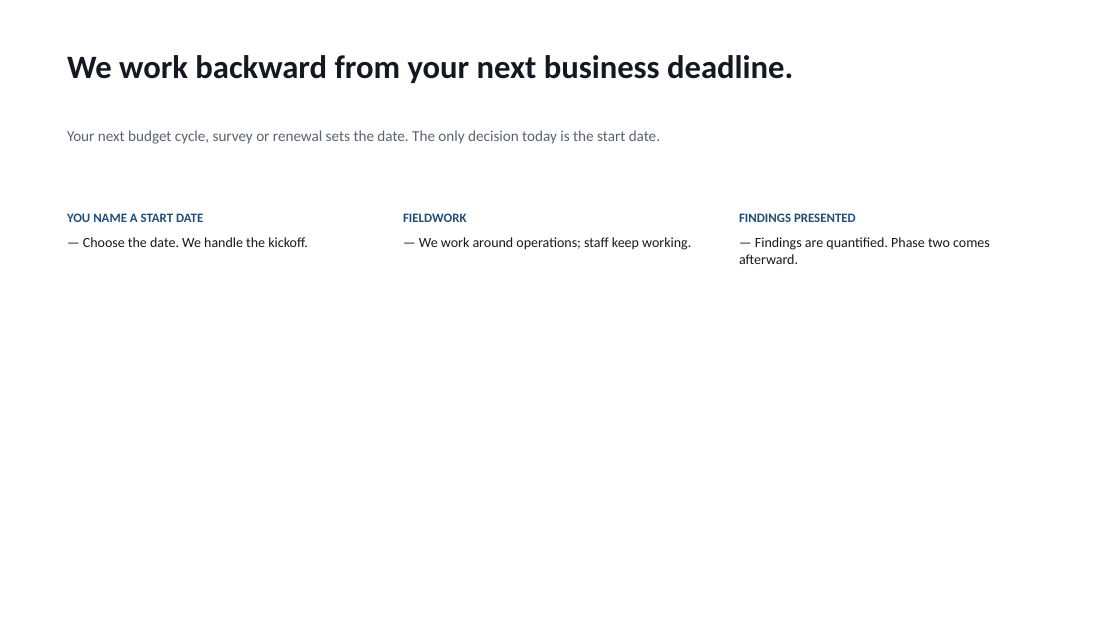
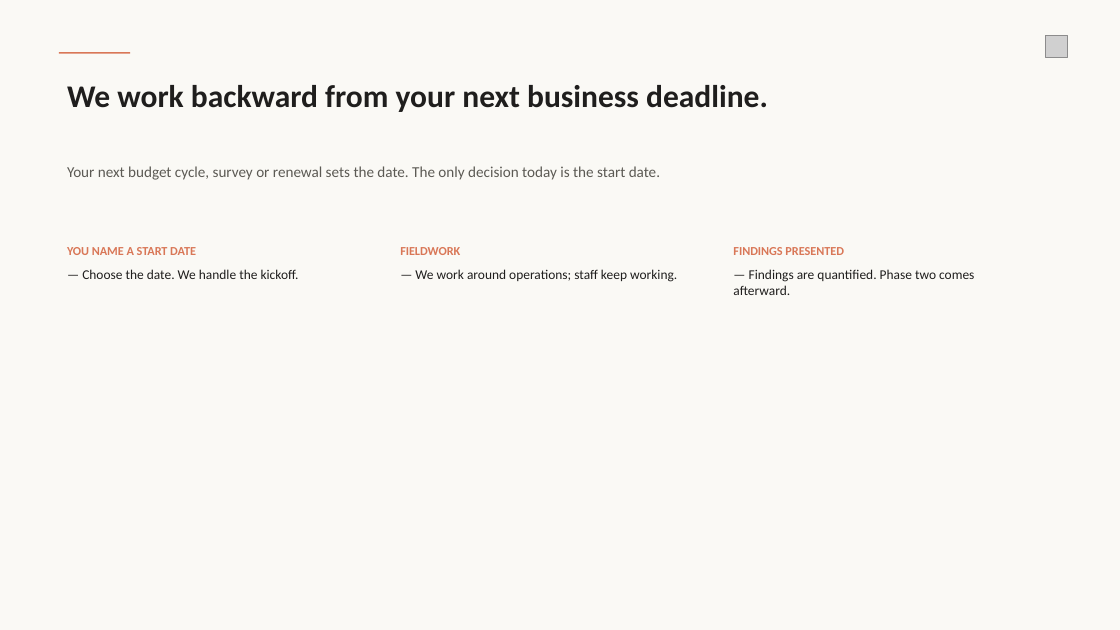
Before and after one commit to wirewalktech/AI-Extension, a slide deck: slide 11 of operating-review.pptx. Drawn at 1120x630 pixels with LibreOffice and Linux fonts; fonts in the diff are those of the drawing; grey boxes stand for pictures. Boxes give left, top, right and bottom in pixels: in the first picture for what was removed or moved away, otherwise in the second. Text is boxed around its words. In the diff, an @@ line names an element or a change of style, - is before the commit and + after.

```diff
--- a/operating-review.pptx
+++ b/operating-review.pptx
@@ background #FFFFFF to #FAF9F5 @@
@@ rectangle added at bbox=[59, 52, 130, 54], fill #D97757 @@
@@ picture added at bbox=[1046, 35, 1068, 57] @@
@@ text "We work backward from your ...": place and size @@
-text "We work backward from your ..." at bbox=[67, 55, 793, 83]
+text "We work backward from your ..." at bbox=[67, 85, 768, 112]
@@ text "We work backward from your ..." at bbox=[67, 85, 768, 112]: size 28 to 27 pt, text colour #141820 to #1F1E1D @@
@@ text "Your next budget cycle, survey ...": place and size @@
-text "Your next budget cycle, survey ..." at bbox=[67, 130, 660, 144]
+text "Your next budget cycle, survey ..." at bbox=[67, 166, 660, 180]
@@ text "Your next budget cycle, survey ..." at bbox=[67, 166, 660, 180]: text colour #5A6372 to #5C5A54 @@
@@ text "YOU NAME A START DATE": place and size @@
-text "YOU NAME A START DATE" at bbox=[67, 213, 308, 247]
+text "YOU NAME A START DATE" at bbox=[67, 247, 299, 279]
@@ text "YOU NAME A START DATE" at bbox=[67, 247, 299, 279]: size 11 to 10.5 pt, text colour #1F4E79 to #D97757 in "YOU NAME A START DATE"; size 12 to 11.5 pt, text colour #141820 to #1F1E1D in "— Choose the date. We handle the ..." @@
@@ text "FIELDWORK": place and size @@
-text "FIELDWORK" at bbox=[403, 213, 691, 250]
+text "FIELDWORK" at bbox=[400, 247, 677, 282]
@@ text "FIELDWORK" at bbox=[400, 247, 677, 282]: size 11 to 10.5 pt, text colour #1F4E79 to #D97757 in "FIELDWORK"; size 12 to 11.5 pt, text colour #141820 to #1F1E1D in "— We work around operations; staff keep ..." @@
@@ text "FINDINGS PRESENTED": place and size @@
-text "FINDINGS PRESENTED" at bbox=[739, 213, 990, 264]
+text "FINDINGS PRESENTED" at bbox=[733, 247, 974, 295]
@@ text "FINDINGS PRESENTED" at bbox=[733, 247, 974, 295]: size 11 to 10.5 pt, text colour #1F4E79 to #D97757 in "FINDINGS PRESENTED"; size 12 to 11.5 pt, text colour #141820 to #1F1E1D in "— Findings are quantified. Phase two comes ..." @@
```
Also in this commit, not shown: 11 other slides changed, 5 other files.
